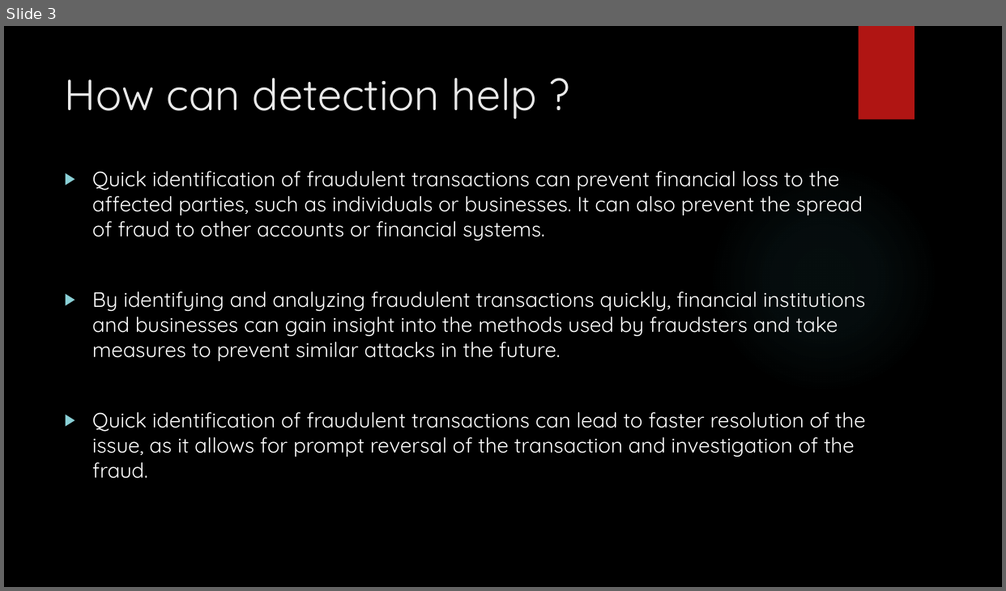
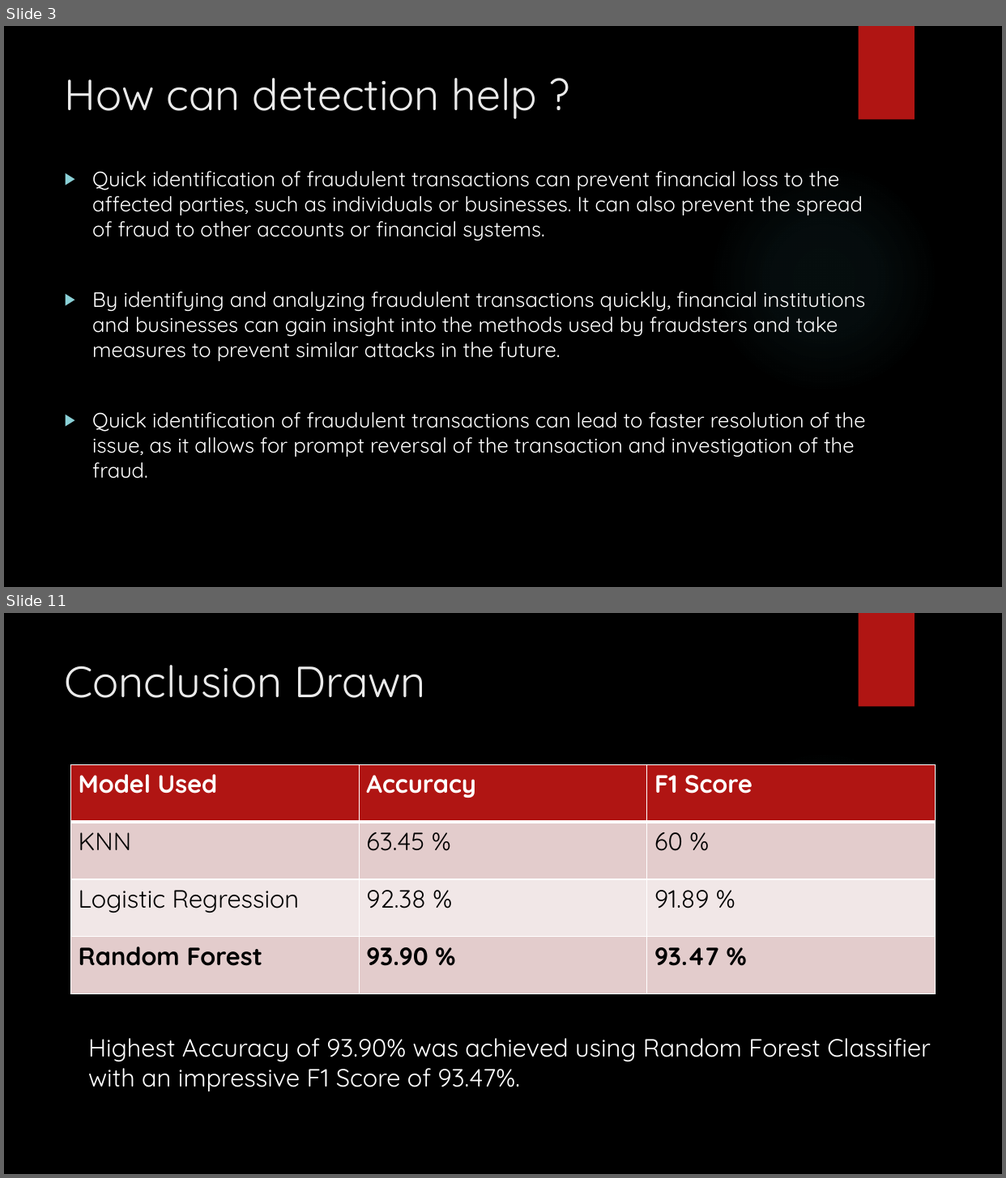
Before and after one commit to de-coding-life/Credit_Card_Fraud_Detection, a slide deck: Presentation/Presentation.pptx. Shown one above the other, each under a label of ours: slide 3 before the commit, slides 3 and 11 after it; the slides between them are not shown. The pictures are 1006x591 and 1006x1178 pixels, drawn with LibreOffice and Linux fonts; fonts in the diff are those of the drawing; background and template pictures are left out. Boxes give left, top, right and bottom in pixels: in the first picture for what was removed or moved away, otherwise in the second. Text is boxed around its words. In the diff, an @@ line names an element or a change of style, - is before the commit and + after.

```diff
--- a/Presentation/Presentation.pptx
+++ b/Presentation/Presentation.pptx
@@ slide 11 added at (4,613,1002,1174), background picture (left out); not listed: 2 template elements that a slide beside it also shows @@
@@ title added at (65,665,426,698), 42 pt, text #EBEBEB @@
+Conclusion Drawn
@@ table added at (70,765,936,995), 4 rows, 3 columns @@
+Model Used | Accuracy | F1 Score
+KNN | 63.45 % | 60 %
+Logistic Regression | 92.38 % | 91.89 %
+Random Forest | 93.90 % | 93.47 %
@@ text added at (88,1038,931,1092), 24 pt, text #FFFFFF @@
+Highest Accuracy of 93.90% was achieved using Random Forest Classifier with an impressive F1 Score of 93.47%.
```
Also in this commit, not shown: 1 slide changed, 7 other slides added, 7 other files.
